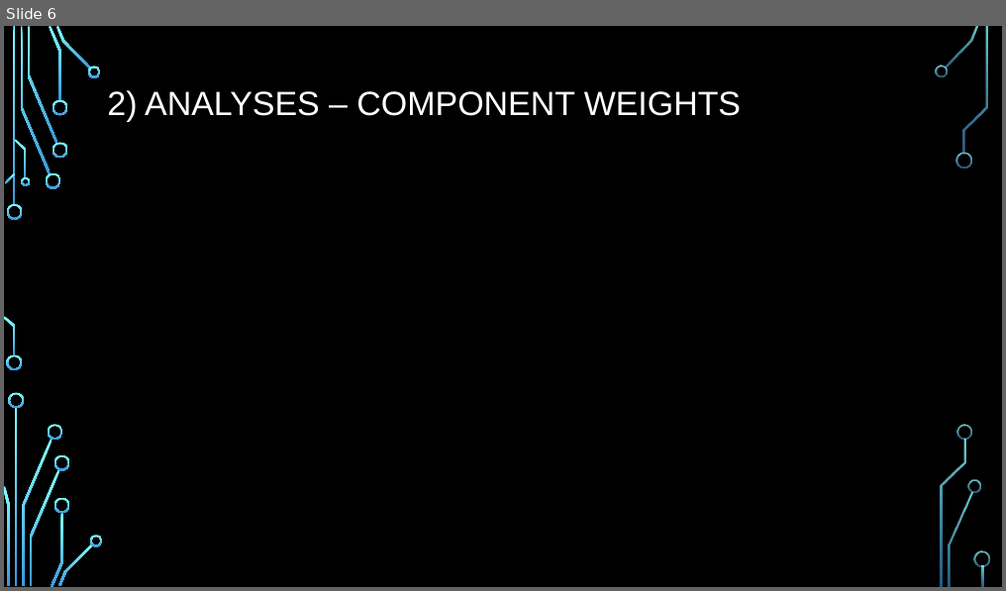
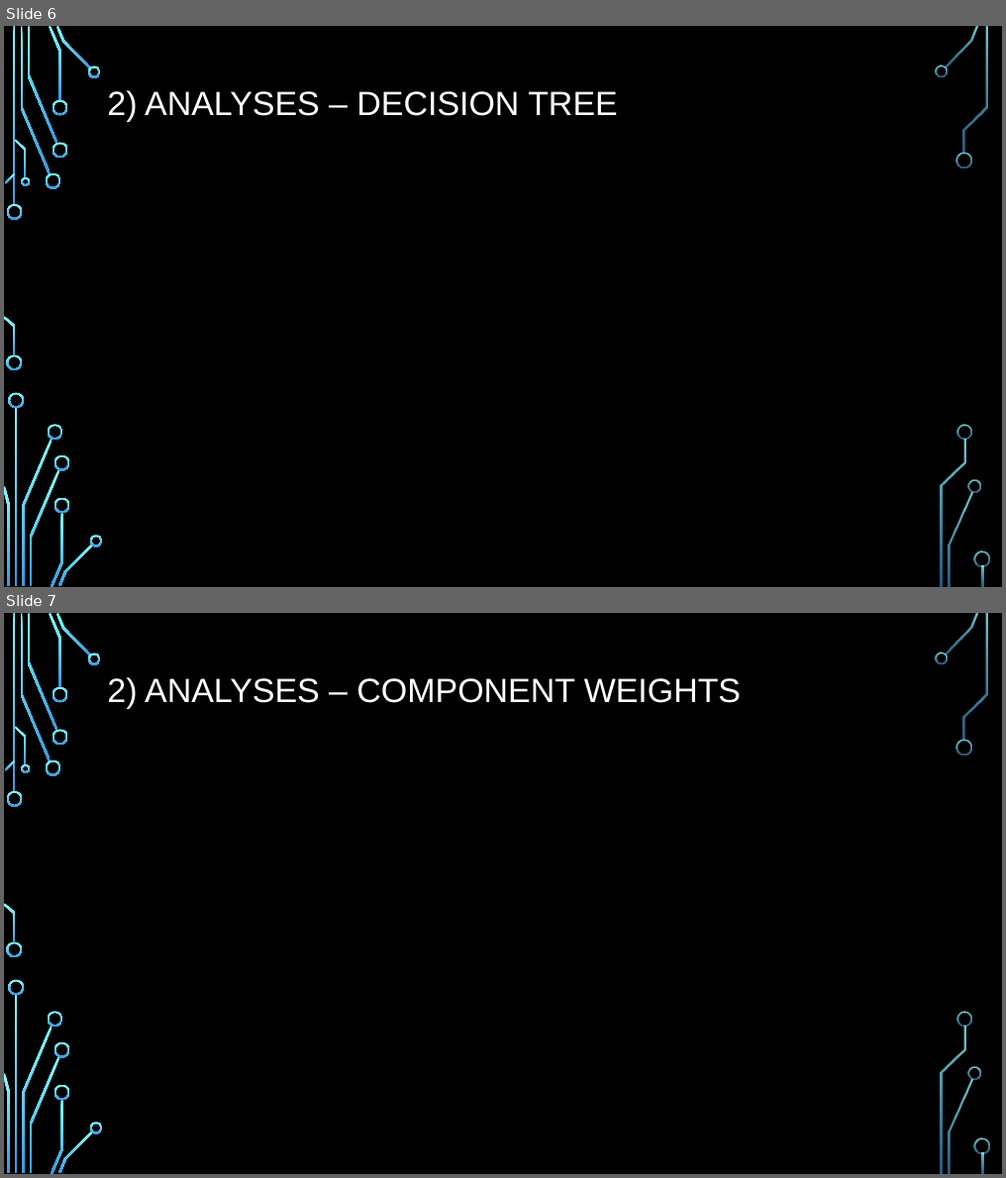
Before and after one commit to lnyousif/machine-maintenance, a slide deck: Machine Maintenance Analysis.pptx. Shown one above the other, each under a label of ours: slide 6 before the commit, slides 6 and 7 after it. The pictures are 1006x591 and 1006x1178 pixels, drawn with LibreOffice and Linux fonts; fonts in the diff are those of the drawing; background and template pictures are left out. Boxes give left, top, right and bottom in pixels: in the first picture for what was removed or moved away, otherwise in the second. Text is boxed around its words. In the diff, an @@ line names an element or a change of style, - is before the commit and + after.

Commit message:
Updated ppt

```diff
--- a/Machine Maintenance Analysis.pptx
+++ b/Machine Maintenance Analysis.pptx
@@ slide 6 added at [4, 26, 1002, 587], background picture (left out); not listed: 36 template elements that a slide beside it also shows @@
@@ title added at [107, 90, 618, 122], 24.3 pt, text #FFFFFF @@
+2) ANALYSES – DECISION TREE
@@ what was slide 6 is now slide 7 @@
```
Also in this commit, not shown: 2 slides changed.
